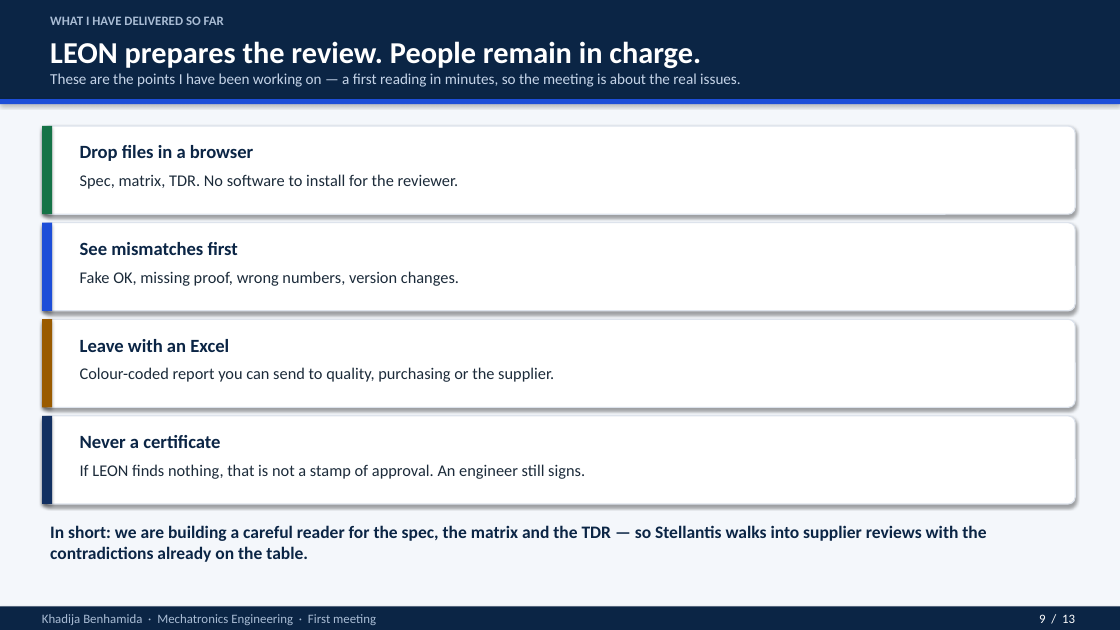
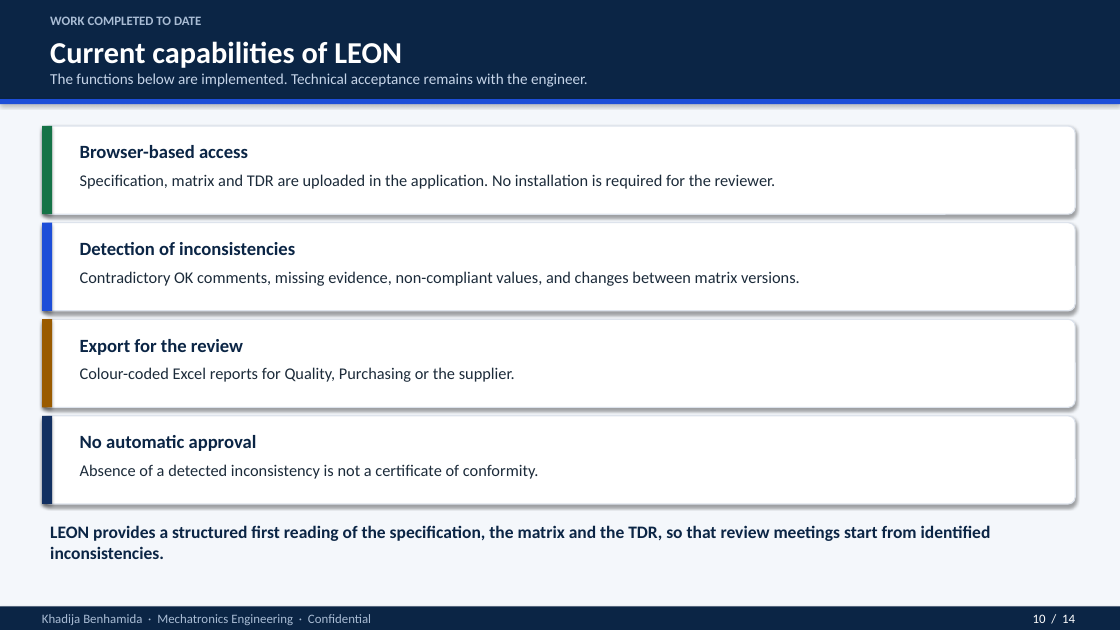
Before and after one commit to Rihabbbbbbbbb/leon_spec, a slide deck: slide 10 of docs/LEON_intro_for_non_specialists.pptx (slide 9 before the commit). Drawn at 1120x630 pixels with LibreOffice and Linux fonts; fonts in the diff are those of the drawing. Boxes give left, top, right and bottom in pixels: in the first picture for what was removed or moved away, otherwise in the second. Text is boxed around its words. In the diff, an @@ line names an element or a change of style, - is before the commit and + after.

```diff
--- a/docs/LEON_intro_for_non_specialists.pptx
+++ b/docs/LEON_intro_for_non_specialists.pptx
@@ text at [50, 16, 201, 25]: text changed @@
-WHAT I HAVE DELIVERED SO FAR
+WORK COMPLETED TO DATE
@@ text at [50, 41, 402, 68]: text changed @@
-LEON prepares the review. People remain in charge.
+Current capabilities of LEON
@@ text at [50, 73, 588, 87]: text changed @@
-These are the points I have been working on — a first reading in minutes, so the meeting is about the real issues.
+The functions below are implemented. Technical acceptance remains with the engineer.
@@ text at [80, 145, 248, 158]: text changed @@
-Drop files in a browser
+Browser-based access
@@ text at [80, 174, 776, 189]: text changed @@
-Spec, matrix, TDR. No software to install for the reviewer.
+Specification, matrix and TDR are uploaded in the application. No installation is required for the reviewer.
@@ text at [80, 242, 295, 255]: text changed @@
-See mismatches first
+Detection of inconsistencies
@@ text at [80, 271, 800, 286]: text changed @@
-Fake OK, missing proof, wrong numbers, version changes.
+Contradictory OK comments, missing evidence, non-compliant values, and changes between matrix versions.
@@ text at [80, 339, 243, 355]: text changed @@
-Leave with an Excel
+Export for the review
@@ text at [80, 367, 515, 382]: text changed @@
-Colour-coded report you can send to quality, purchasing or the supplier.
+Colour-coded Excel reports for Quality, Purchasing or the supplier.
@@ text at [80, 435, 257, 451]: text changed @@
-Never a certificate
+No automatic approval
@@ text at [80, 464, 539, 479]: text changed @@
-If LEON finds nothing, that is not a stamp of approval. An engineer still signs.
+Absence of a detected inconsistency is not a certificate of conformity.
@@ text at [50, 525, 991, 559]: text changed @@
-In short: we are building a careful reader for the spec, the matrix and the TDR — so Stellantis walks into supplier reviews with the contradictions already on the table.
+LEON provides a structured first reading of the specification, the matrix and the TDR, so that review meetings start from identified inconsistencies.
@@ text at [42, 614, 371, 625]: text changed @@
-Khadija Benhamida · Mechatronics Engineering · First meeting
+Khadija Benhamida · Mechatronics Engineering · Confidential
@@ text at [1033, 614, 1075, 623]: text changed @@
-9 / 13
+10 / 14
```
Also in this commit, not shown: 12 other slides changed, 1 slide added, 1 other file.
